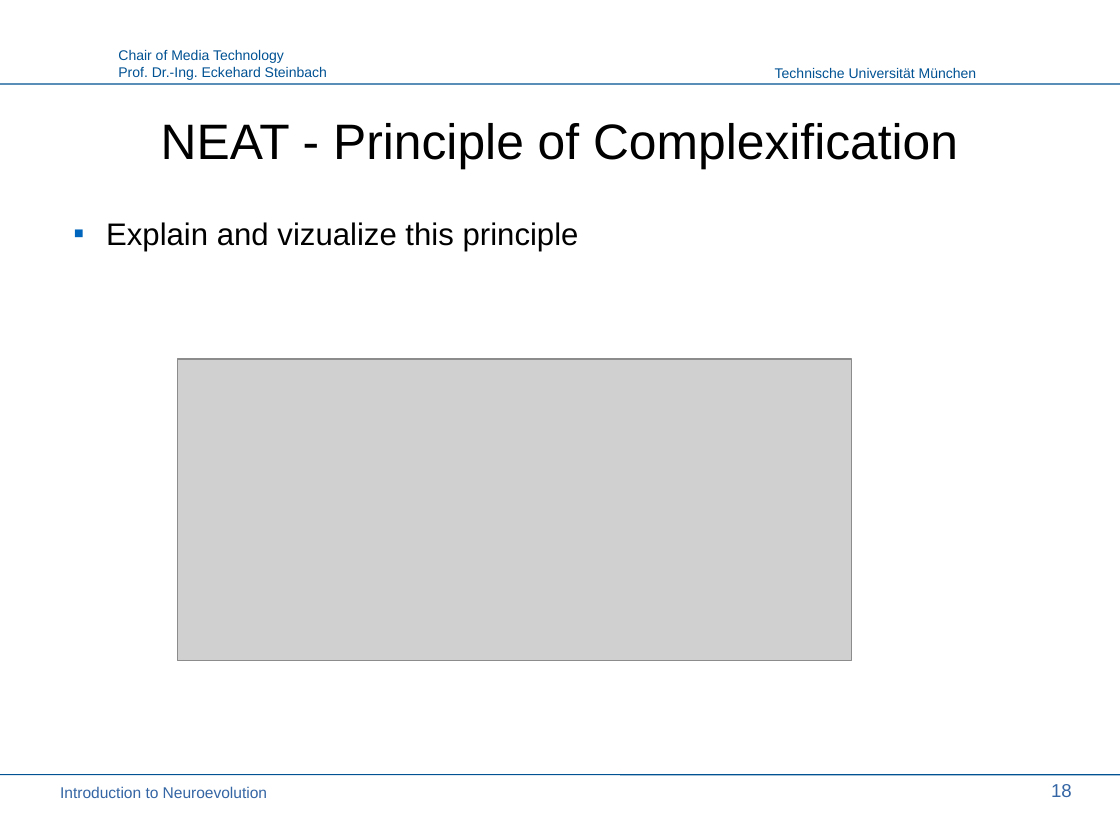
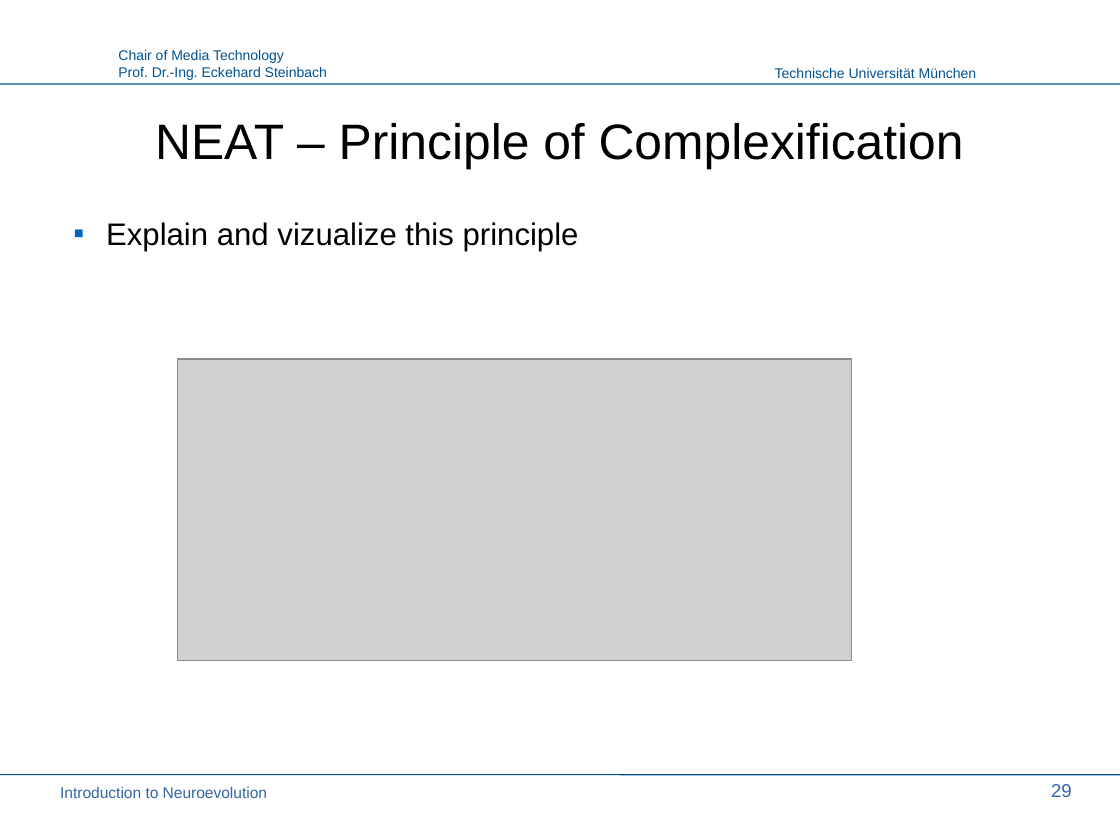
Before and after one commit to PaulPauls/Neuroevolution_of_Augmenting_Topologies_Paper, a slide deck: slide 29 of presentation/neuroevolution_presentation.odp (slide 18 before the commit). Drawn at 1120x840 pixels with LibreOffice and Linux fonts; fonts in the diff are those of the drawing; grey boxes stand for pictures; background and template pictures are left out. Boxes give left, top, right and bottom in pixels: in the first picture for what was removed or moved away, otherwise in the second. Text is boxed around its words. In the diff, an @@ line names an element or a change of style, - is before the commit and + after.

Commit message:
Finish formatting and creating presentation up to 'NEAT'

```diff
--- a/presentation/neuroevolution_presentation.odp
+++ b/presentation/neuroevolution_presentation.odp
@@ title at [155, 123, 964, 169]: text changed @@
-NEAT - Principle of Complexification
+NEAT – Principle of Complexification
@@ page number at [1051, 784, 1072, 797]: text changed @@
-18
+29
```
Also in this commit, not shown: 15 other slides changed, 11 slides added.
